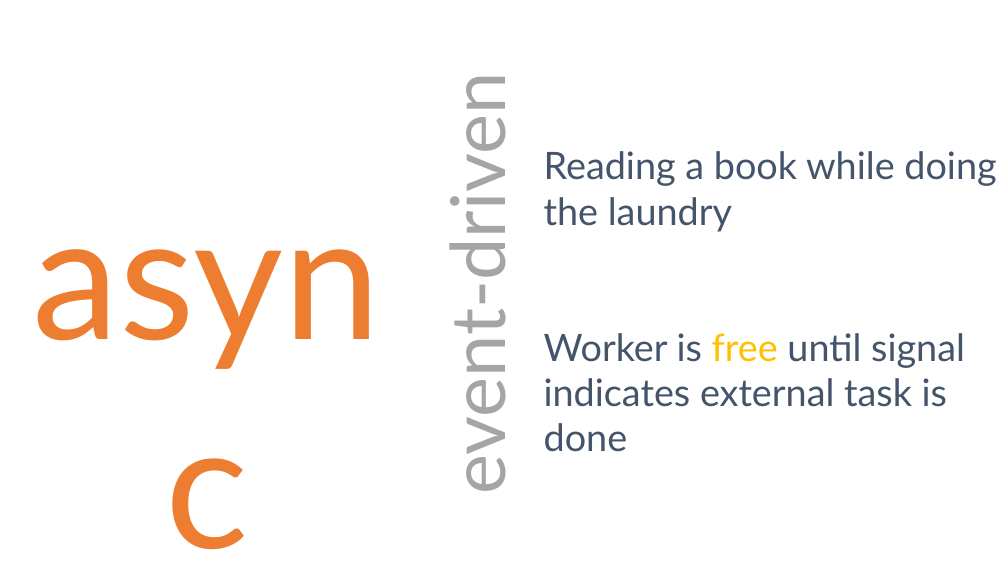
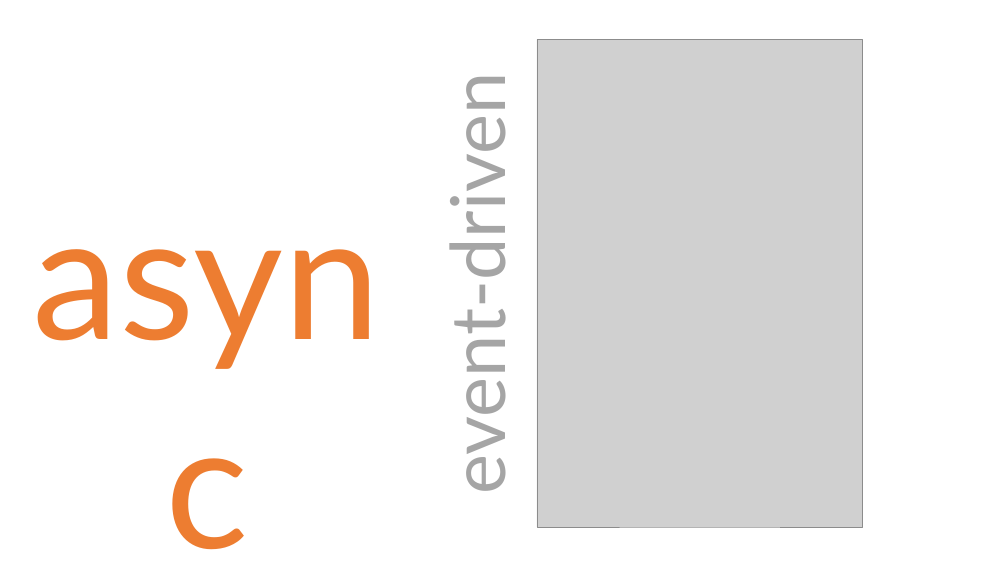
Before and after one commit to danielmarbach/02-25-2016-AsyncWebinar, a slide deck: slide 6 of webinar.pptx. Drawn at 1008x567 pixels with LibreOffice and Linux fonts; fonts in the diff are those of the drawing; grey boxes stand for pictures. Boxes give left, top, right and bottom in pixels: in the first picture for what was removed or moved away, otherwise in the second. Text is boxed around its words. In the diff, an @@ line names an element or a change of style, - is before the commit and + after.

```diff
--- a/webinar.pptx
+++ b/webinar.pptx
@@ picture added at [537, 39, 862, 527] @@
@@ text removed at [544, 151, 996, 407] @@
-Reading a book while doing
-the laundry
-Worker is free until signal
-indicates external task is done
```
Also in this commit, not shown: 5 other slides changed, 4 slides added, 3 slides removed.
